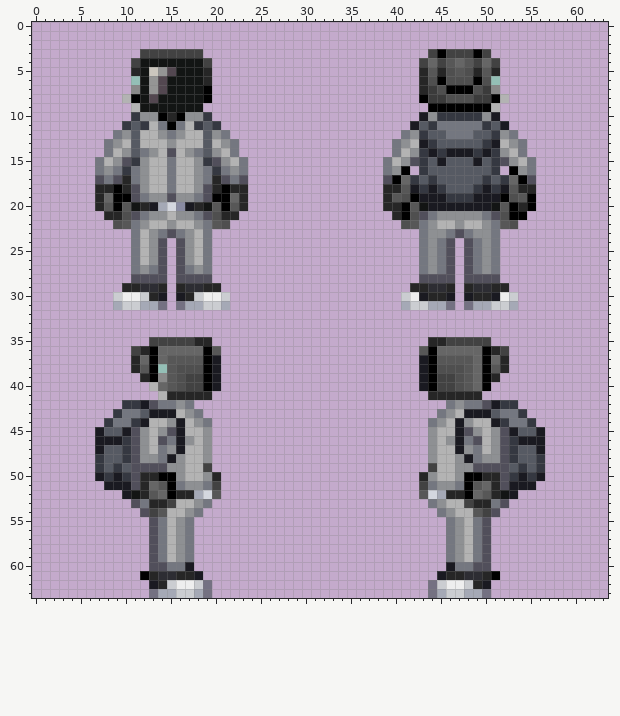
One commit to this pixel-art sprite: code/modules/unit_tests/screenshots/screenshot_humanoids__datum_species_ipc.png. This is how it looked before the edit.
The file is 64x64 pixels. Colours within 5 levels of each other are drawn and written as one.
Now the later version:
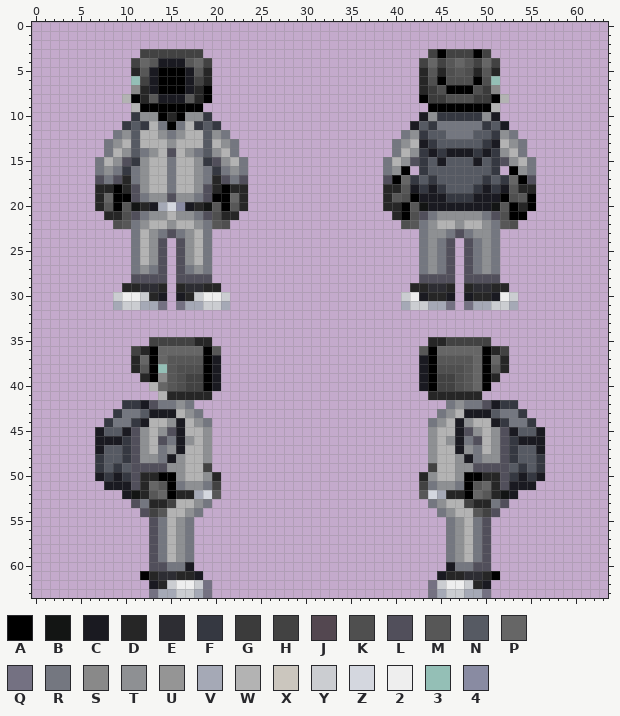
Palette (. is transparent): A #000000  B #131514  C #1a1a21  D #262626  E #2d2d33  F #353841  G #3b3b3b  H #424242  J #534750  K #4f4f4f  L #514f5b  M #575757  N #565a63  P #666666  Q #747182  R #747780  S #898989  T #8e9093  U #959595  V #a5a9b6  W #b3b3b3  X #cbc6be  Y #cbcdd1  Z #d4d7df  2 #eeeeee  3 #94bfb6  4 #898ba2
Edits made:
@@ x 10..20 @@
  3 ..HHHHHHH..
- 4 .HBBBBBBBH.
- 5 .DBXUJBBBD.
- 6 .3BUJBBBBD.
- 7 .SBUJBBBBA.
- 8 WABJBBBBBA.
- 9 .WBBBBBBB..
+ 4 .HPMCCCMPH.
+ 5 .DMCAAACMD.
+ 6 .3HCAAACHD.
+ 7 .SDCAAACDA.
+ 8 WADMCCCMDA.
+ 9 .WAAAAAAA..
 10 .FTTADATTF.
Changed places in both pictures, as pixel boxes (x1, y1, x2, y2):
changed: (140, 58, 203, 112)
